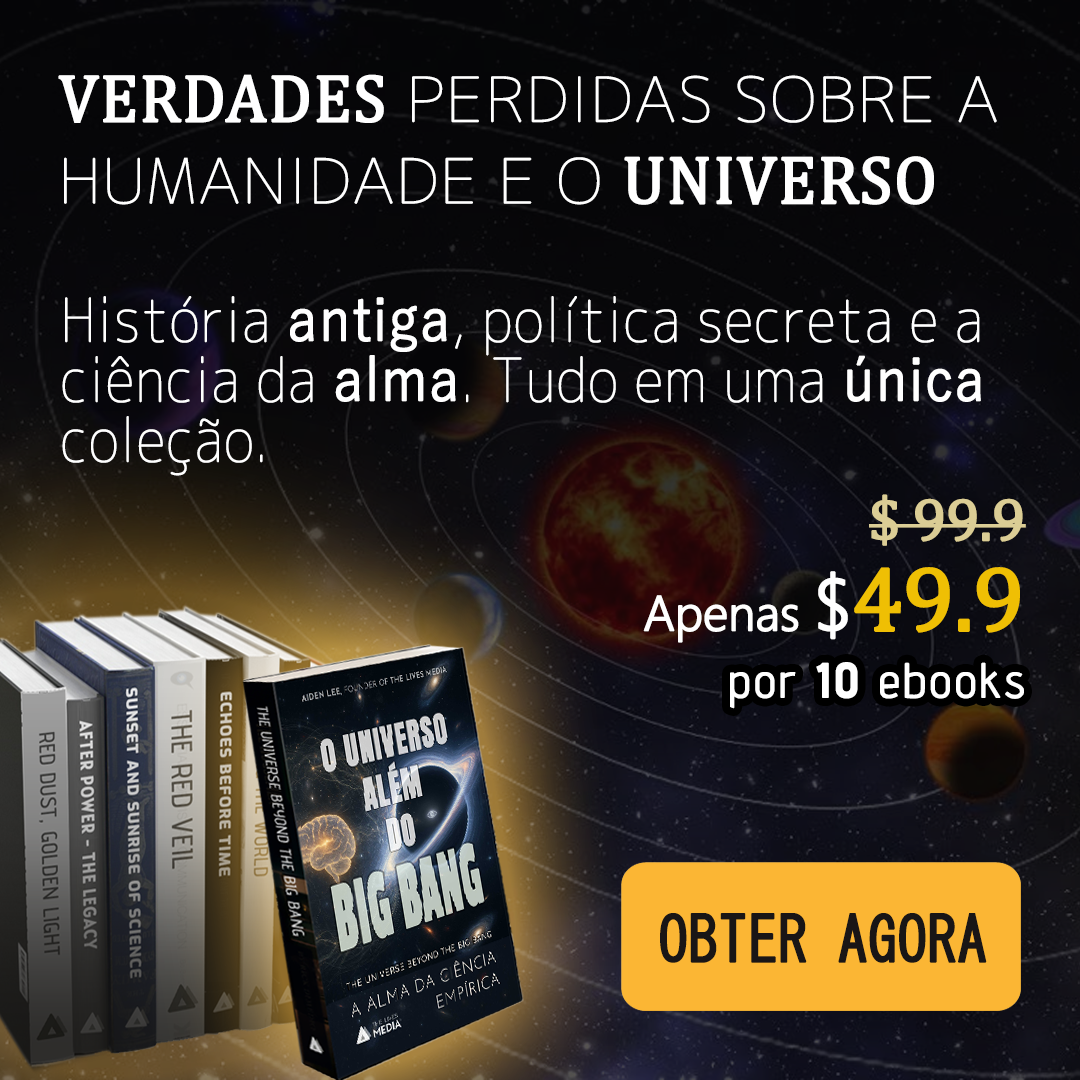
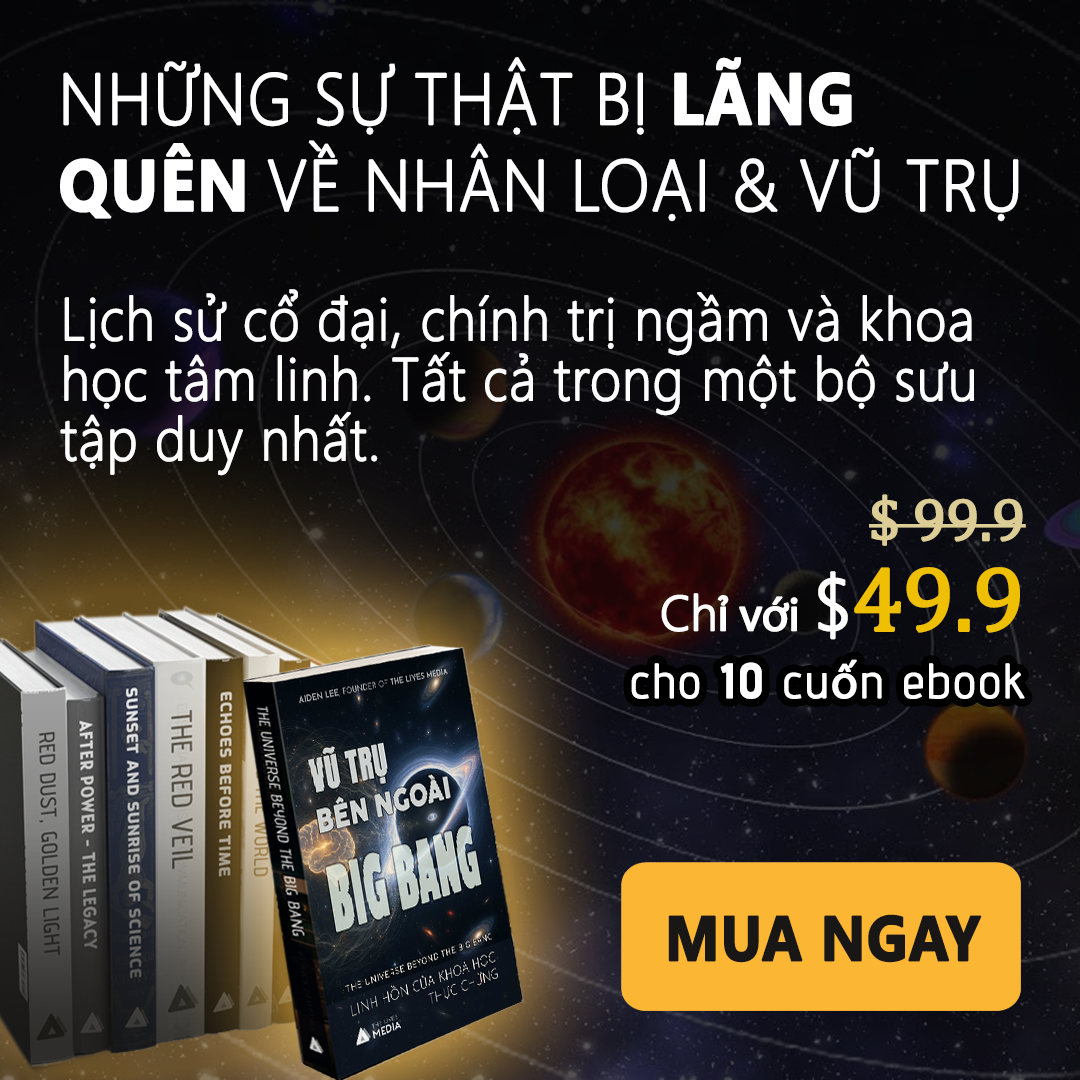
Revision of a layered w=1080, h=1080 image; what changed, layer by layer:
renamed "VERDADES PERDIDAS SOBRE A HUMANIDADE E O UNIVERSO" to "NHỮNG SỰ THẬT BỊ LÃNG QUÊN VỀ NHÂN LOẠI & VŨ TRỤ", painted on it over (58, 57, 1019, 222)
painted on "Sub-headline" over (60, 289, 981, 476)
painted on "ONLY $49.90" over (643, 593, 799, 643)
painted on "For 10 ebooks" over (631, 659, 1025, 709)
added layer "Layer 23" above "Layer 22" over (275, 651, 522, 1072)
painted on "GET NOW" over (660, 913, 987, 963)